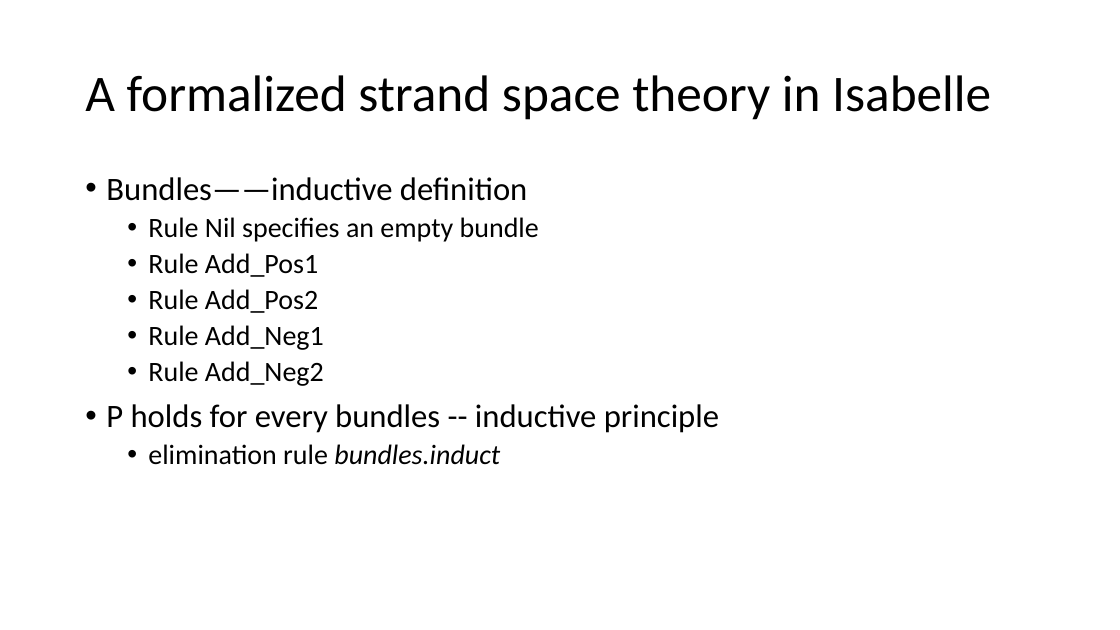
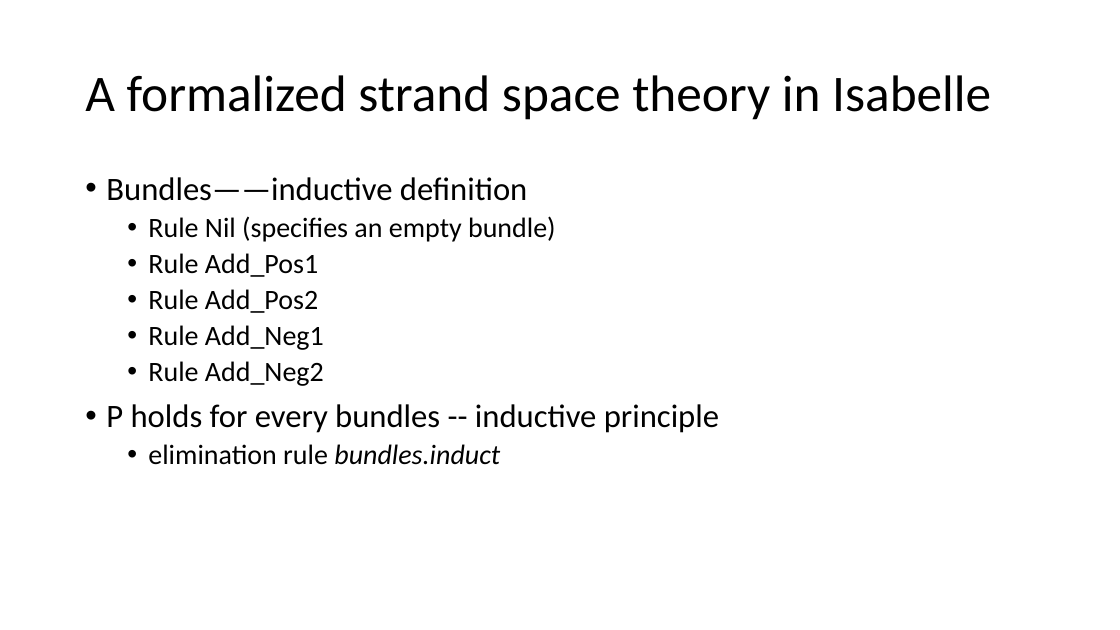
Before and after one commit to bacmive/paper_notes, a slide deck: slide 22 of notes7-strand space.pptx. Drawn at 1120x630 pixels with LibreOffice and Linux fonts; fonts in the diff are those of the drawing. Boxes give left, top, right and bottom in pixels: in the first picture for what was removed or moved away, otherwise in the second. Text is boxed around its words. In the diff, an @@ line names an element or a change of style, - is before the commit and + after.

Commit message:
strand

```diff
--- a/notes7-strand space.pptx
+++ b/notes7-strand space.pptx
@@ text at [148, 216, 556, 242]: text changed @@
-  • Rule Nil specifies an empty bundle
+  • Rule Nil (specifies an empty bundle)
```
Also in this commit, not shown: 5 slides added, 1 slide removed.
